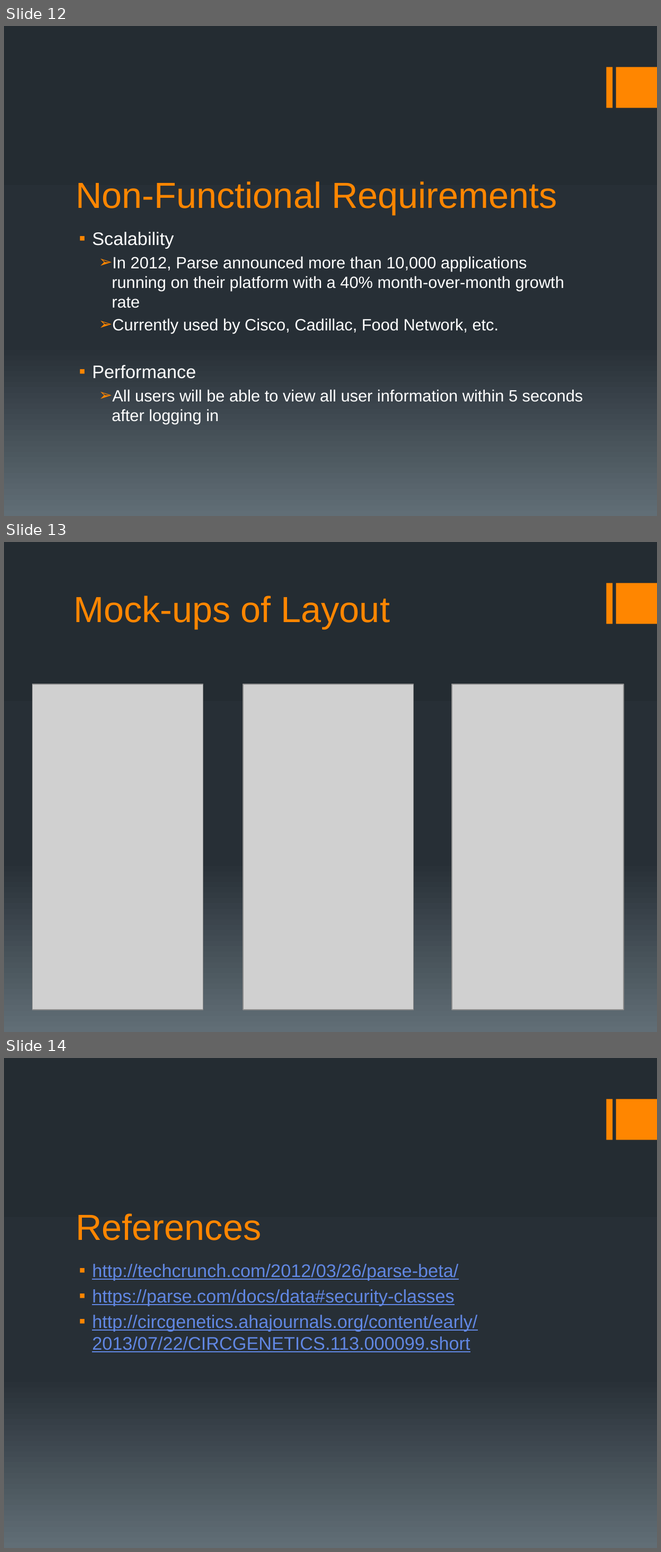
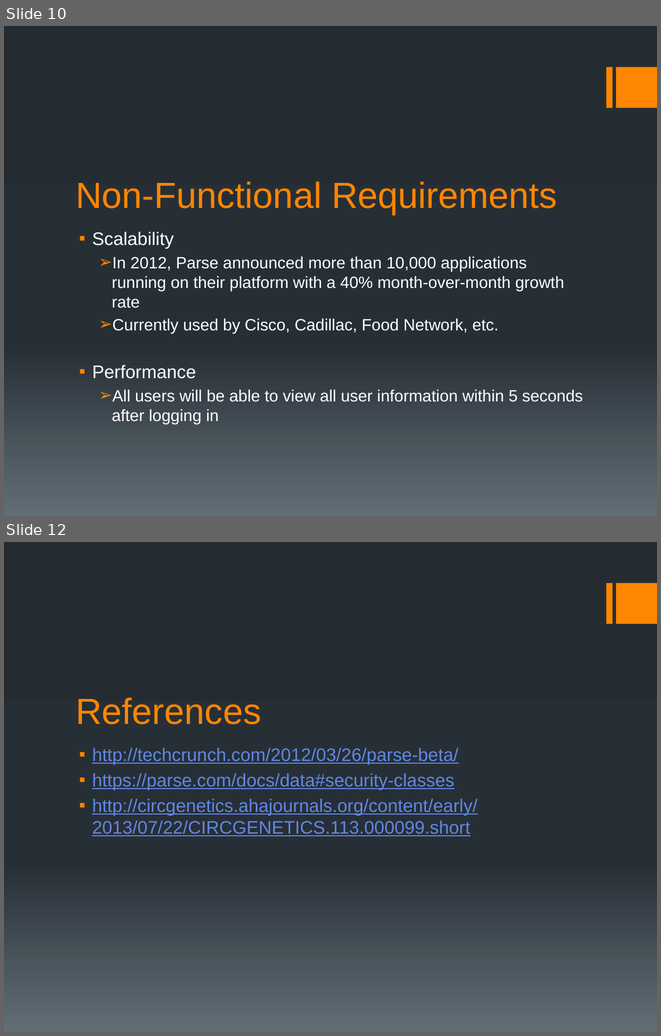
Before and after one commit to ShawnHesch/SAAPI, a slide deck: SAAPI_Walkthrough.pptx. Shown one above the other, each under a label of ours: slides 12, 13 and 14 before the commit, slides 10 and 12 after it; the slides between them are not shown. The pictures are 661x1552 and 661x1036 pixels, drawn with LibreOffice and Linux fonts; fonts in the diff are those of the drawing; grey boxes stand for pictures. Boxes give left, top, right and bottom in pixels: in the first picture for what was removed or moved away, otherwise in the second. Text is boxed around its words. In the diff, an @@ line names an element or a change of style, - is before the commit and + after.

```diff
--- a/SAAPI_Walkthrough.pptx
+++ b/SAAPI_Walkthrough.pptx
@@ slide 13 removed at box(4, 542, 657, 1032), background gradient #242C33 to #273037 to #636D76; not listed: 2 template elements that a slide beside it also shows @@
@@ title removed at box(73, 596, 390, 628) @@
-Mock-ups of Layout
@@ picture removed at box(32, 685, 203, 1009) @@
@@ picture removed at box(243, 685, 413, 1009) @@
@@ picture removed at box(452, 685, 624, 1009) @@
@@ what was slide 12 is now slide 10 @@
@@ what was slide 14 is now slide 12 @@
```
Also in this commit, not shown: 6 slides changed, 1 slide added, 2 other slides removed, 1 other file.
